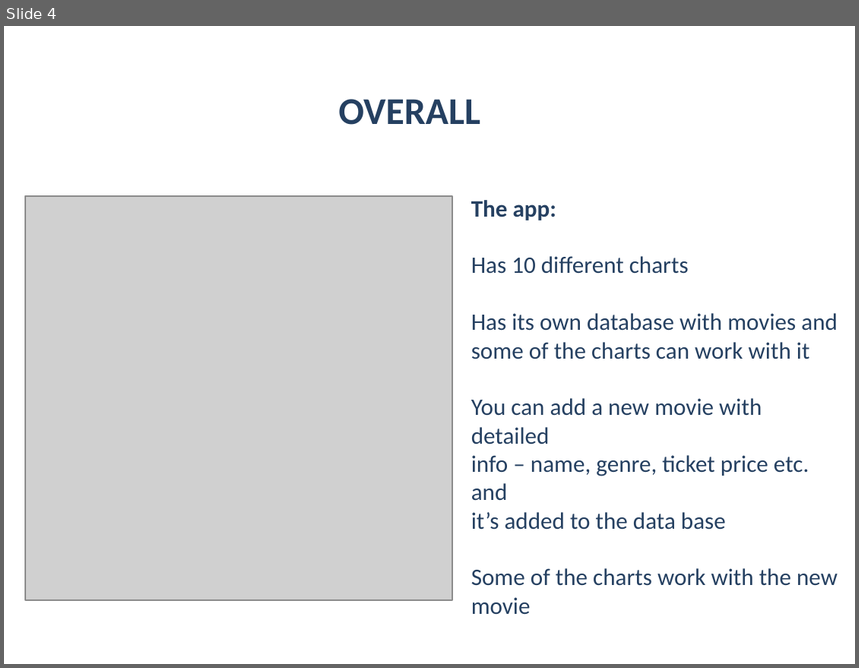
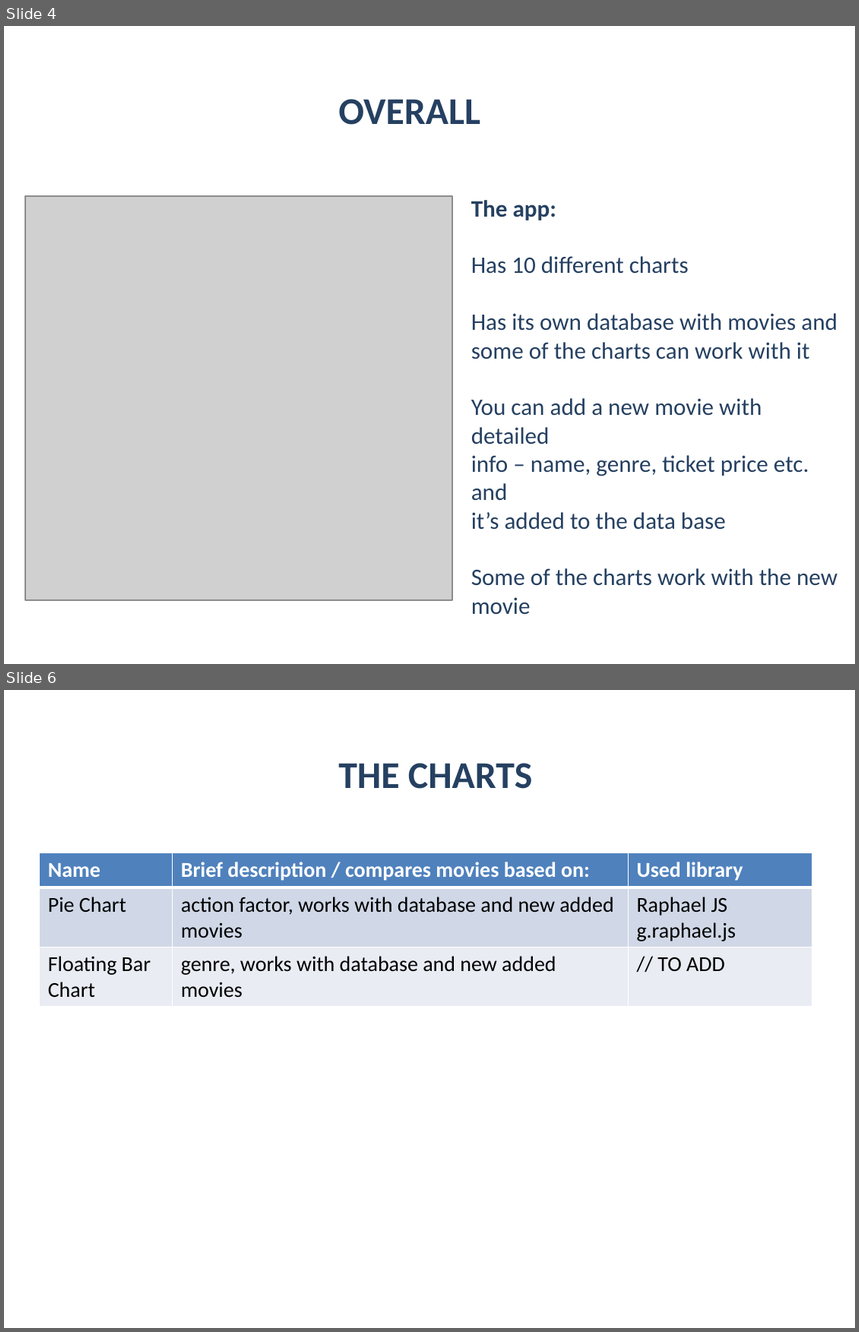
Before and after one commit to Acrelion/JS-Teamwork-Mandarine, a slide deck: Project Documentation/Presentation Mandarine.pptx. Shown one above the other, each under a label of ours: slide 4 before the commit, slides 4 and 6 after it; the slides between them are not shown. The pictures are 859x668 and 859x1332 pixels, drawn with LibreOffice and Linux fonts; fonts in the diff are those of the drawing; grey boxes stand for pictures; background and template pictures are left out. Boxes give left, top, right and bottom in pixels: in the first picture for what was removed or moved away, otherwise in the second. Text is boxed around its words. In the diff, an @@ line names an element or a change of style, - is before the commit and + after.

```diff
--- a/Project Documentation/Presentation Mandarine.pptx
+++ b/Project Documentation/Presentation Mandarine.pptx
@@ slide 6 added at [4,690,855,1328], background picture (left out) @@
@@ text added at [338,763,532,789], 32 pt, text #254061, bold @@
+THE CHARTS
@@ table added at [40,853,813,1008], 3 rows, 3 columns @@
+Name | Brief description / compares movies based on: | Used library
+Pie Chart | action factor, works with database and new added movies | Raphael JS / g.raphael.js
+Floating Bar Chart | genre, works with database and new added movies | // TO ADD
```
Also in this commit, not shown: 1 slide changed, 2 other slides added, 3 slides removed.
